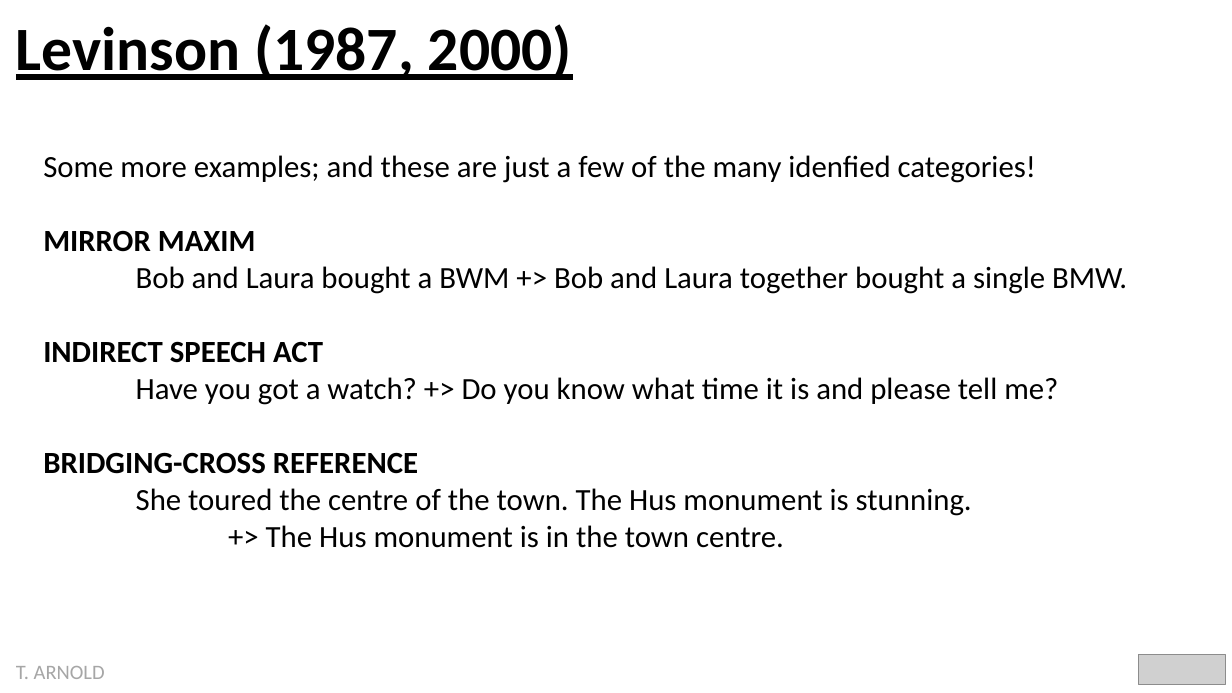
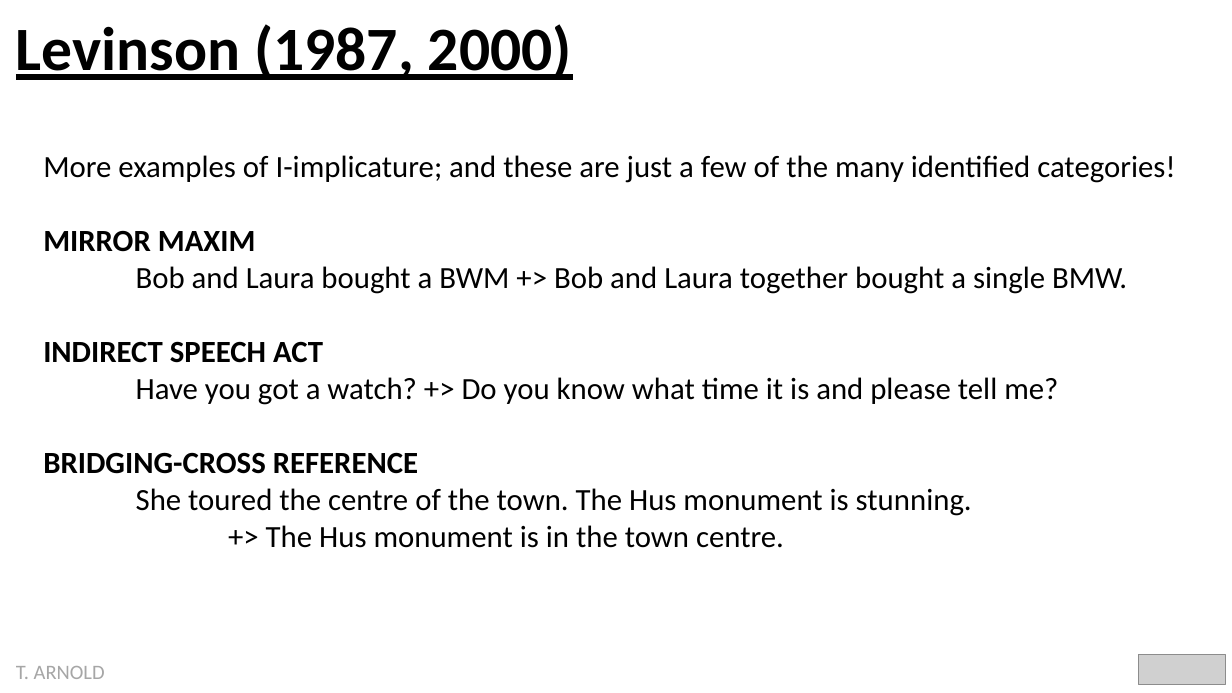
Before and after one commit to statsmaths/ling297-f22, a slide deck: slide 10 of extra/implicature.pptx. Drawn at 1232x693 pixels with LibreOffice and Linux fonts; fonts in the diff are those of the drawing; grey boxes stand for pictures. Boxes give left, top, right and bottom in pixels: in the first picture for what was removed or moved away, otherwise in the second. Text is boxed around its words. In the diff, an @@ line names an element or a change of style, - is before the commit and + after.

```diff
--- a/extra/implicature.pptx
+++ b/extra/implicature.pptx
@@ text at bbox=[43, 155, 1175, 183]: text changed @@
-Some more examples; and these are just a few of the many idenfied categories!
+More examples of I-implicature; and these are just a few of the many identified categories!
```
Also in this commit, not shown: 4 other slides changed, 2 slides added, 1 other file.
